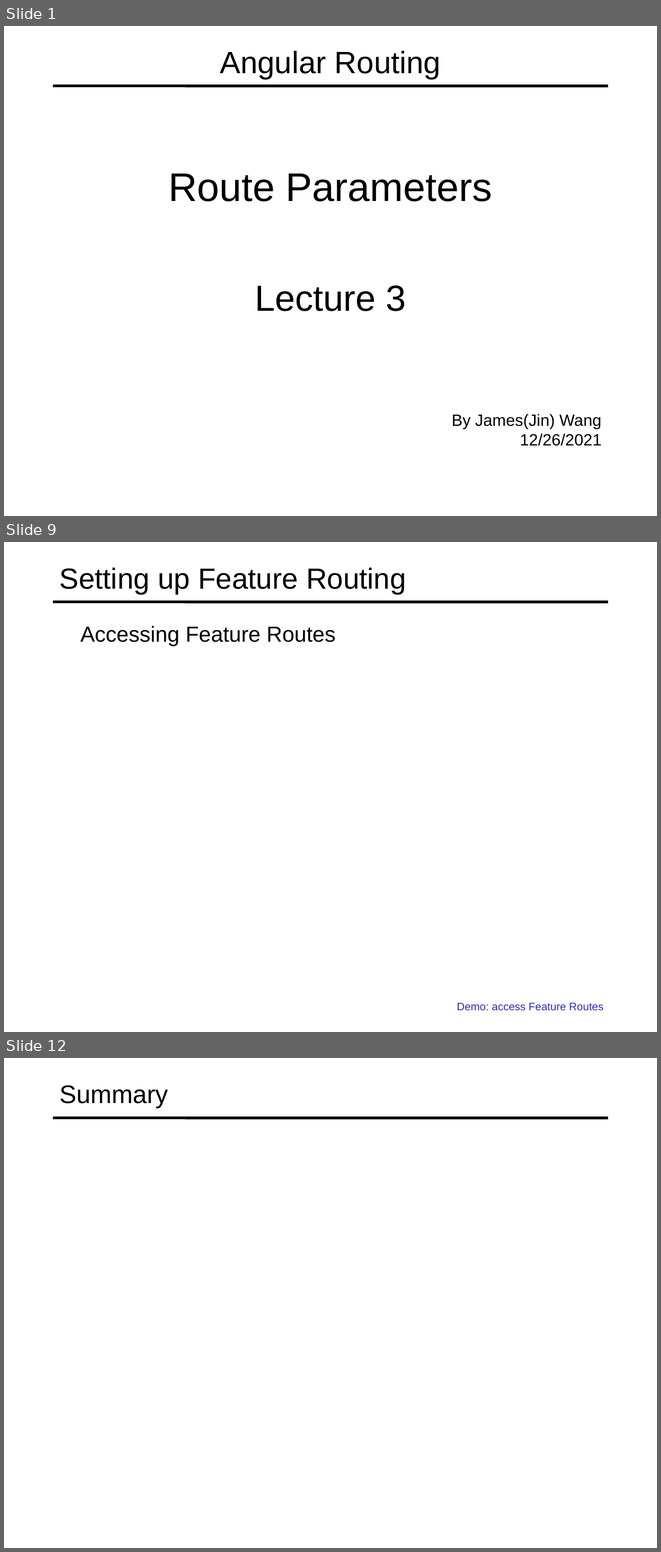
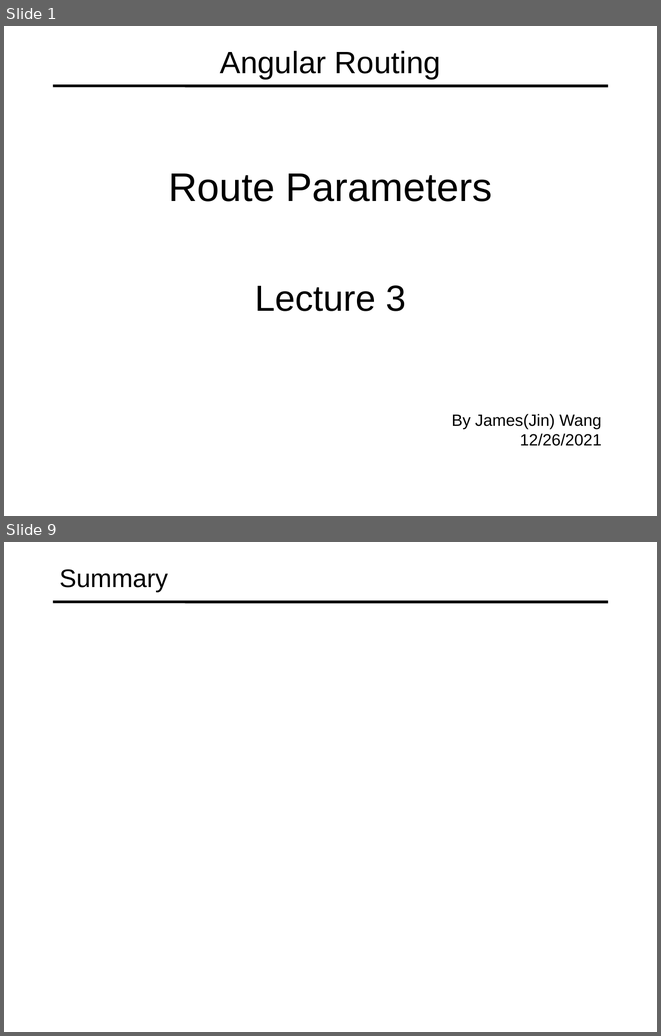
Before and after one commit to specter01wj/Jago_Link_Training, a slide deck: Angular/Angular12/Deep Dive/Angular Routing/3_Route Parameters/L3_Route Parameters.ppt. Shown one above the other, each under a label of ours: slides 1, 9 and 12 before the commit, slides 1 and 9 after it; the slides between them are not shown. The pictures are 661x1552 and 661x1036 pixels, drawn with LibreOffice and Linux fonts; fonts in the diff are those of the drawing. Boxes give left, top, right and bottom in pixels: in the first picture for what was removed or moved away, otherwise in the second. Text is boxed around its words. In the diff, an @@ line names an element or a change of style, - is before the commit and + after.

```diff
--- a/Angular/Angular12/Deep Dive/Angular Routing/3_Route Parameters/L3_Route Parameters.ppt
+++ b/Angular/Angular12/Deep Dive/Angular Routing/3_Route Parameters/L3_Route Parameters.ppt
@@ slide 9 removed at (x1=4, y1=542, x2=657, y2=1032), background #FFFFFF; not listed: 1 template element that a slide beside it also shows @@
@@ title removed at (x1=60, y1=567, x2=406, y2=594) @@
-Setting up Feature Routing
@@ text removed at (x1=80, y1=626, x2=335, y2=646) @@
-  Accessing Feature Routes
@@ text removed at (x1=457, y1=1003, x2=603, y2=1010) @@
-  Demo: access Feature Routes
@@ what was slide 12 is now slide 9 @@
```
Also in this commit, not shown: 7 slides added, 9 other slides removed.
